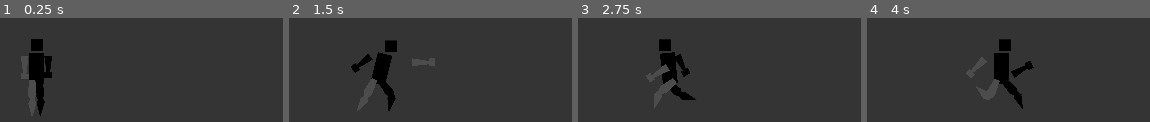
Above: before the commit, frames 1-4 (left to right).
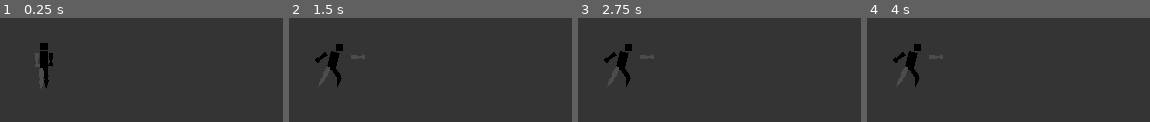
Above: after the commit, the same moments.

Repository: williamd1k0/AGBIC2018
Game: Godot game, scene res://Main.tscn
Same seed, same stepped clock (60 frames per second), same inputs: the game is played once before the commit and once after it.
Inputs:
- Up to frame 1 (0.25 s): no input
- Up to frame 2 (1.5 s): hold Z (ui_attack1) 0.53-1.28 s; hold Right (ui_right) from 0.53 s (still down); tap Up (ui_up) at 0.77 s; tap Z (ui_attack1) at 1.35 s
- Up to frame 3 (2.75 s): tap Up (ui_up) at 1.52 s; release Right (ui_right) at 2.03 s; hold Left (ui_left) from 2.03 s (still down); hold Z (ui_attack1) from 2.03 s (still down)
- Up to frame 4 (4 s): release Left (ui_left) at 2.78 s; release Z (ui_attack1) at 2.78 s; hold Right (ui_right) from 2.78 s (still down); tap Z (ui_attack1) at 2.85 s; tap Up (ui_up) at 3.02, 3.77 s; hold Z (ui_attack1) from 3.53 s (still down)

The runs differ from the first frame. In frame 1, 3.0% of the frame differs, in the area x 10-19%, y 20-95%; in frame 2, 4.2%; in frame 3, 3.9%; in frame 4, 4.2%, in the area x 9-60%, y 20-88%.

Commit message:
Animation Bug
build with animation bug

Diff:
--- a/Character/Player/Animations/Animation.tscn
+++ b/Character/Player/Animations/Animation.tscn
@@ -3,17 +3,17 @@
 [ext_resource path="res://Character/Player/Animations/Personagem_Test.png" type="Texture" id=1]
 [ext_resource path="res://Character/Player/Animations/Area2D.gd" type="Script" id=2]
 
-[sub_resource type="RectangleShape2D" id=8]
+[sub_resource type="RectangleShape2D" id=1]
 
 custom_solver_bias = 0.0
-extents = Vector2( 60, 110 )
-
-[sub_resource type="Animation" id=5]
+extents = Vector2( 240, 150 )
+
+[sub_resource type="Animation" id=8]
 
 resource_name = "Attack1"
 length = 1.0
 loop = false
-step = 0.1
+step = 2.0
 tracks/0/type = "value"
 tracks/0/path = NodePath("torso/hand_front:position")
 tracks/0/interp = 1
@@ -21,10 +21,10 @@
 tracks/0/imported = false
 tracks/0/enabled = true
 tracks/0/keys = {
-"times": PoolRealArray( 0, 1, 2 ),
-"transitions": PoolRealArray( 1, 1, 1 ),
-"update": 0,
-"values": [ Vector2( -32.6796, 478.734 ), Vector2( -158.481, -382.217 ), Vector2( -141.624, -222.739 ) ]
+"times": PoolRealArray( 0, 1 ),
+"transitions": PoolRealArray( 1, 1 ),
+"update": 0,
+"values": [ Vector2( -32.6796, 478.734 ), Vector2( -158.481, -382.217 ) ]
 }
 tracks/1/type = "value"
 tracks/1/path = NodePath("torso/hand_front:rotation_degrees")
@@ -33,10 +33,10 @@
 tracks/1/imported = false
 tracks/1/enabled = true
 tracks/1/keys = {
-"times": PoolRealArray( 0, 1, 2 ),
-"transitions": PoolRealArray( 1, 1, 1 ),
-"update": 0,
-"values": [ -91.6757, -102.962, -102.962 ]
+"times": PoolRealArray( 0, 1 ),
+"transitions": PoolRealArray( 1, 1 ),
+"update": 0,
+"values": [ -91.6757, -102.962 ]
 }
 tracks/2/type = "value"
 tracks/2/path = NodePath("torso/ul_front/dl_front:position")
@@ -45,10 +45,10 @@
 tracks/2/imported = false
 tracks/2/enabled = true
 tracks/2/keys = {
-"times": PoolRealArray( 0, 1, 2 ),
-"transitions": PoolRealArray( 1, 1, 1 ),
-"update": 0,
-"values": [ Vector2( 186.972, 15.8554 ), Vector2( 186.972, 15.8554 ), Vector2( 186.972, 15.8554 ) ]
+"times": PoolRealArray( 0, 1 ),
+"transitions": PoolRealArray( 1, 1 ),
+"update": 0,
+"values": [ Vector2( 186.972, 15.8554 ), Vector2( 186.972, 15.8554 ) ]
 }
 tracks/3/type = "value"
 tracks/3/path = NodePath("torso/ul_front/dl_front:rotation_degrees")
@@ -57,10 +57,10 @@
 tracks/3/imported = false
 tracks/3/enabled = true
 tracks/3/keys = {
-"times": PoolRealArray( 0, 1, 2 ),
-"transitions": PoolRealArray( 1, 1, 1 ),
-"update": 0,
-"values": [ 15.6327, 8.45564, 13.0074 ]
+"times": PoolRealArray( 0, 1 ),
+"transitions": PoolRealArray( 1, 1 ),
+"update": 0,
+"values": [ 15.6327, 8.45564 ]
 }
 tracks/4/type = "value"
 tracks/4/path = NodePath("torso/ul_front:position")
@@ -69,10 +69,10 @@
 tracks/4/imported = false
 tracks/4/enabled = true
 tracks/4/keys = {
-"times": PoolRealArray( 0, 1, 2 ),
-"transitions": PoolRealArray( 1, 1, 1 ),
-"update": 0,
-"values": [ Vector2( 131.847, 37.9312 ), Vector2( 131.847, 37.9312 ), Vector2( 131.847, 37.9312 ) ]
+"times": PoolRealArray( 0, 1 ),
+"transitions": PoolRealArray( 1, 1 ),
+"update": 0,
+"values": [ Vector2( 131.847, 37.9312 ), Vector2( 131.847, 37.9312 ) ]
 }
 tracks/5/type = "value"
 tracks/5/path = NodePath("torso/ul_front:rotation_degrees")
@@ -81,10 +81,10 @@
 tracks/5/imported = false
 tracks/5/enabled = true
 tracks/5/keys = {
-"times": PoolRealArray( 0, 1, 2 ),
-"transitions": PoolRealArray( 1, 1, 1 ),
-"update": 0,
-"values": [ 20.4761, 9.05766, -4.47527 ]
+"times": PoolRealArray( 0, 1 ),
+"transitions": PoolRealArray( 1, 1 ),
+"update": 0,
+"values": [ 20.4761, 9.05766 ]
 }
 tracks/6/type = "value"
 tracks/6/path = NodePath("head:position")
@@ -93,10 +93,10 @@
 tracks/6/imported = false
 tracks/6/enabled = true
 tracks/6/keys = {
-"times": PoolRealArray( 0, 1, 2 ),
-"transitions": PoolRealArray( 1, 1, 1 ),
-"update": 0,
-"values": [ Vector2( 9.82064, -50.5163 ), Vector2( 110, -50 ), Vector2( -30, -70 ) ]
+"times": PoolRealArray( 0, 1 ),
+"transitions": PoolRealArray( 1, 1 ),
+"update": 0,
+"values": [ Vector2( 9.82064, -50.5163 ), Vector2( 110, -50 ) ]
 }
 tracks/7/type = "value"
 tracks/7/path = NodePath("head:rotation_degrees")
@@ -105,10 +105,10 @@
 tracks/7/imported = false
 tracks/7/enabled = true
 tracks/7/keys = {
-"times": PoolRealArray( 0, 1, 2 ),
-"transitions": PoolRealArray( 1, 1, 1 ),
-"update": 0,
-"values": [ 0.0, 0.0, 0.0 ]
+"times": PoolRealArray( 0, 1 ),
+"transitions": PoolRealArray( 1, 1 ),
+"update": 0,
+"values": [ 0.0, 0.0 ]
 }
 tracks/8/type = "value"
 tracks/8/path = NodePath("torso/hip:position")
@@ -117,10 +117,10 @@
 tracks/8/imported = false
 tracks/8/enabled = true
 tracks/8/keys = {
-"times": PoolRealArray( 0, 1, 2 ),
-"transitions": PoolRealArray( 1, 1, 1 ),
-"update": 0,
-"values": [ Vector2( 111.088, -3.04639 ), Vector2( 111.088, -3.04639 ), Vector2( 111.088, -3.04639 ) ]
+"times": PoolRealArray( 0, 1 ),
+"transitions": PoolRealArray( 1, 1 ),
+"update": 0,
+"values": [ Vector2( 111.088, -3.04639 ), Vector2( 111.088, -3.04639 ) ]
 }
 tracks/9/type = "value"
 tracks/9/path = NodePath("torso/hip:rotation_degrees")
@@ -129,10 +129,10 @@
 tracks/9/imported = false
 tracks/9/enabled = true
 tracks/9/keys = {
-"times": PoolRealArray( 0, 1, 2 ),
-"transitions": PoolRealArray( 1, 1, 1 ),
-"update": 0,
-"values": [ 0.0, 0.0, 0.0 ]
+"times": PoolRealArray( 0, 1 ),
+"transitions": PoolRealArray( 1, 1 ),
+"update": 0,
+"values": [ 0.0, 0.0 ]
 }
 tracks/10/type = "value"
 tracks/10/path = NodePath("torso/ul_back:position")
@@ -141,10 +141,10 @@
 tracks/10/imported = false
 tracks/10/enabled = true
 tracks/10/keys = {
-"times": PoolRealArray( 0, 1, 2 ),
-"transitions": PoolRealArray( 1, 1, 1 ),
-"update": 0,
-"values": [ Vector2( 136.006, -18.211 ), Vector2( 136.006, -18.211 ), Vector2( 136.006, -18.211 ) ]
+"times": PoolRealArray( 0, 1 ),
+"transitions": PoolRealArray( 1, 1 ),
+"update": 0,
+"values": [ Vector2( 136.006, -18.211 ), Vector2( 136.006, -18.211 ) ]
 }
 tracks/11/type = "value"
 tracks/11/path = NodePath("torso/ul_back:rotation_degrees")
@@ -153,10 +153,10 @@
 tracks/11/imported = false
 tracks/11/enabled = true
 tracks/11/keys = {
-"times": PoolRealArray( 0, 1, 2 ),
-"transitions": PoolRealArray( 1, 1, 1 ),
-"update": 0,
-"values": [ 313.972, 304.009, 234.955 ]
+"times": PoolRealArray( 0, 1 ),
+"transitions": PoolRealArray( 1, 1 ),
+"update": 0,
+"values": [ 313.972, 304.009 ]
 }
 tracks/12/type = "value"
 tracks/12/path = NodePath("torso:position")
@@ -165,10 +165,10 @@
 tracks/12/imported = false
 tracks/12/enabled = true
 tracks/12/keys = {
-"times": PoolRealArray( 0, 1, 2 ),
-"transitions": PoolRealArray( 1, 1, 1 ),
-"update": 0,
-"values": [ Vector2( 7.7907, 164.27 ), Vector2( 11.1311, 170.951 ), Vector2( 11.1311, 170.951 ) ]
+"times": PoolRealArray( 0, 1 ),
+"transitions": PoolRealArray( 1, 1 ),
+"update": 0,
+"values": [ Vector2( 7.7907, 164.27 ), Vector2( 11.1311, 170.951 ) ]
 }
 tracks/13/type = "value"
 tracks/13/path = NodePath("torso:rotation_degrees")
@@ -177,10 +177,10 @@
 tracks/13/imported = false
 tracks/13/enabled = true
 tracks/13/keys = {
-"times": PoolRealArray( 0, 1, 2 ),
-"transitions": PoolRealArray( 1, 1, 1 ),
-"update": 0,
-"values": [ 90.0, 104.262, 85.1713 ]
+"times": PoolRealArray( 0, 1 ),
+"transitions": PoolRealArray( 1, 1 ),
+"update": 0,
+"values": [ 90.0, 104.262 ]
 }
 tracks/14/type = "value"
 tracks/14/path = NodePath("hand_back:position")
@@ -189,10 +189,10 @@
 tracks/14/imported = false
 tracks/14/enabled = true
 tracks/14/keys = {
-"times": PoolRealArray( 0, 1, 2 ),
-"transitions": PoolRealArray( 1, 1, 1 ),
-"update": 0,
-"values": [ Vector2( 107.434, 210.391 ), Vector2( -193.519, 122.995 ), Vector2( -215.578, 137.478 ) ]
+"times": PoolRealArray( 0, 1 ),
+"transitions": PoolRealArray( 1, 1 ),
+"update": 0,
+"values": [ Vector2( 107.434, 210.391 ), Vector2( -193.519, 122.995 ) ]
 }
 tracks/15/type = "value"
 tracks/15/path = NodePath("hand_back:rotation_degrees")
@@ -201,10 +201,10 @@
 tracks/15/imported = false
 tracks/15/enabled = true
 tracks/15/keys = {
-"times": PoolRealArray( 0, 1, 2 ),
-"transitions": PoolRealArray( 1, 1, 1 ),
-"update": 0,
-"values": [ 0.0833898, 143.16, 143.16 ]
+"times": PoolRealArray( 0, 1 ),
+"transitions": PoolRealArray( 1, 1 ),
+"update": 0,
+"values": [ 0.0833898, 143.16 ]
 }
 tracks/16/type = "value"
 tracks/16/path = NodePath("torso/ul_back/dl_back:position")
@@ -213,10 +213,10 @@
 tracks/16/imported = false
 tracks/16/enabled = true
 tracks/16/keys = {
-"times": PoolRealArray( 0, 1, 2 ),
-"transitions": PoolRealArray( 1, 1, 1 ),
-"update": 0,
-"values": [ Vector2( 168.73, -5.78284 ), Vector2( 168.73, -5.78284 ), Vector2( 168.73, -5.78284 ) ]
+"times": PoolRealArray( 0, 1 ),
+"transitions": PoolRealArray( 1, 1 ),
+"update": 0,
+"values": [ Vector2( 168.73, -5.78284 ), Vector2( 168.73, -5.78284 ) ]
 }
 tracks/17/type = "value"
 tracks/17/path = NodePath("torso/ul_back/dl_back:rotation_degrees")
@@ -225,10 +225,10 @@
 tracks/17/imported = false
 tracks/17/enabled = true
 tracks/17/keys = {
-"times": PoolRealArray( 0, 1, 2 ),
-"transitions": PoolRealArray( 1, 1, 1 ),
-"update": 0,
-"values": [ 46.1872, 52.1175, 5.72438 ]
+"times": PoolRealArray( 0, 1 ),
+"transitions": PoolRealArray( 1, 1 ),
+"update": 0,
+"values": [ 46.1872, 52.1175 ]
 }
 tracks/18/type = "value"
 tracks/18/path = NodePath(".:position")
@@ -237,10 +237,10 @@
 tracks/18/imported = false
 tracks/18/enabled = true
 tracks/18/keys = {
-"times": PoolRealArray( 0, 1, 2 ),
-"transitions": PoolRealArray( 1, 1, 1 ),
-"update": 0,
-"values": [ Vector2( 0, 0 ), Vector2( 0, 0 ), Vector2( 0, 0 ) ]
+"times": PoolRealArray( 0, 1 ),
+"transitions": PoolRealArray( 1, 1 ),
+"update": 0,
+"values": [ Vector2( 0, 0 ), Vector2( 0, 0 ) ]
 }
 tracks/19/type = "value"
 tracks/19/path = NodePath(".:rotation_degrees")
@@ -249,10 +249,10 @@
 tracks/19/imported = false
 tracks/19/enabled = true
 tracks/19/keys = {
-"times": PoolRealArray( 0, 1, 2 ),
-"transitions": PoolRealArray( 1, 1, 1 ),
-"update": 0,
-"values": [ 0.0, 0.0, 0.0 ]
+"times": PoolRealArray( 0, 1 ),
+"transitions": PoolRealArray( 1, 1 ),
+"update": 0,
+"values": [ 0.0, 0.0 ]
 }
 tracks/20/type = "value"
 tracks/20/path = NodePath("torso/ul_front/dl_front/pos_front:position")
@@ -261,10 +261,10 @@
 tracks/20/imported = false
 tracks/20/enabled = true
 tracks/20/keys = {
-"times": PoolRealArray( 0, 1, 2 ),
-"transitions": PoolRealArray( 1, 1, 1 ),
-"update": 0,
-"values": [ Vector2( 174.082, -1.51326 ), Vector2( 174.082, -1.51307 ), Vector2( 174.082, -1.51303 ) ]
+"times": PoolRealArray( 0, 1 ),
+"transitions": PoolRealArray( 1, 1 ),
+"update": 0,
+"values": [ Vector2( 174.082, -1.51326 ), Vector2( 174.082, -1.51307 ) ]
 }
 tracks/21/type = "value"
 tracks/21/path = NodePath("torso/ul_front/dl_front/pos_front:rotation_degrees")
@@ -273,10 +273,10 @@
 tracks/21/imported = false
 tracks/21/enabled = true
 tracks/21/keys = {
-"times": PoolRealArray( 0, 1, 2 ),
-"transitions": PoolRealArray( 1, 1, 1 ),
-"update": 0,
-"values": [ 88.1443, 106.74, 115.721 ]
+"times": PoolRealArray( 0, 1 ),
+"transitions": PoolRealArray( 1, 1 ),
+"update": 0,
+"values": [ 88.1443, 106.74 ]
 }
 tracks/22/type = "value"
 tracks/22/path = NodePath("torso/ul_back/dl_back/pos_back:position")
@@ -285,10 +285,10 @@
 tracks/22/imported = false
 tracks/22/enabled = true
 tracks/22/keys = {
-"times": PoolRealArray( 0, 1, 2 ),
-"transitions": PoolRealArray( 1, 1, 1 ),
-"update": 0,
-"values": [ Vector2( 184.88, -4.74542 ), Vector2( 184.88, -4.74527 ), Vector2( 184.881, -4.74524 ) ]
+"times": PoolRealArray( 0, 1 ),
+"transitions": PoolRealArray( 1, 1 ),
+"update": 0,
+"values": [ Vector2( 184.88, -4.74542 ), Vector2( 184.88, -4.74527 ) ]
 }
 tracks/23/type = "value"
 tracks/23/path = NodePath("torso/ul_back/dl_back/pos_back:rotation_degrees")
@@ -297,10 +297,10 @@
 tracks/23/imported = false
 tracks/23/enabled = true
 tracks/23/keys = {
-"times": PoolRealArray( 0, 1, 2 ),
-"transitions": PoolRealArray( 1, 1, 1 ),
-"update": 0,
-"values": [ 0.272201, 4.30408, 119.751 ]
+"times": PoolRealArray( 0, 1 ),
+"transitions": PoolRealArray( 1, 1 ),
+"update": 0,
+"values": [ 0.272201, 4.30408 ]
 }
 tracks/24/type = "value"
 tracks/24/path = NodePath("torso/ul_back/dl_back/pos_back/final:position")
@@ -309,10 +309,10 @@
 tracks/24/imported = false
 tracks/24/enabled = true
 tracks/24/keys = {
-"times": PoolRealArray( 0, 1, 2 ),
-"transitions": PoolRealArray( 1, 1, 1 ),
-"update": 0,
-"values": [ Vector2( 69.0584, -5.80156 ), Vector2( 69.0584, -5.80156 ), Vector2( 69.0584, -5.80156 ) ]
+"times": PoolRealArray( 0, 1 ),
+"transitions": PoolRealArray( 1, 1 ),
+"update": 0,
+"values": [ Vector2( 69.0584, -5.80156 ), Vector2( 69.0584, -5.80156 ) ]
 }
 tracks/25/type = "value"
 tracks/25/path = NodePath("torso/ul_back/dl_back/pos_back/final:rotation_degrees")
@@ -321,10 +321,10 @@
 tracks/25/imported = false
 tracks/25/enabled = true
 tracks/25/keys = {
-"times": PoolRealArray( 0, 1, 2 ),
-"transitions": PoolRealArray( 1, 1, 1 ),
-"update": 0,
-"values": [ 0.0, 0.0, 0.0 ]
+"times": PoolRealArray( 0, 1 ),
+"transitions": PoolRealArray( 1, 1 ),
+"update": 0,
+"values": [ 0.0, 0.0 ]
 }
 tracks/26/type = "value"
 tracks/26/path = NodePath("torso/ul_front/dl_front/pos_front/final:position")
@@ -333,10 +333,10 @@
 tracks/26/imported = false
 tracks/26/enabled = true
 tracks/26/keys = {
-"times": PoolRealArray( 0, 1, 2 ),
-"transitions": PoolRealArray( 1, 1, 1 ),
-"update": 0,
-"values": [ Vector2( 68.6347, -11.9671 ), Vector2( 68.6347, -11.9671 ), Vector2( 68.6347, -11.9671 ) ]
+"times": PoolRealArray( 0, 1 ),
+"transitions": PoolRealArray( 1, 1 ),
+"update": 0,
+"values": [ Vector2( 68.6347, -11.9671 ), Vector2( 68.6347, -11.9671 ) ]
 }
 tracks/27/type = "value"
 tracks/27/path = NodePath("torso/ul_front/dl_front/pos_front/final:rotation_degrees")
@@ -345,10 +345,10 @@
 tracks/27/imported = false
 tracks/27/enabled = true
 tracks/27/keys = {
-"times": PoolRealArray( 0, 1, 2 ),
-"transitions": PoolRealArray( 1, 1, 1 ),
-"update": 0,
-"values": [ 1.70755e-006, 1.70755e-006, 1.70755e-006 ]
+"times": PoolRealArray( 0, 1 ),
+"transitions": PoolRealArray( 1, 1 ),
+"update": 0,
+"values": [ 1.70755e-006, 1.70755e-006 ]
 }
 tracks/28/type = "value"
 tracks/28/path = NodePath("torso/hand_front:scale")
@@ -408,7 +408,7 @@
 "times": PoolRealArray( 1 ),
 "transitions": PoolRealArray( 1 ),
 "update": 1,
-"values": [ SubResource( 8 ) ]
+"values": [ SubResource( 1 ) ]
 }
 tracks/33/type = "value"
 tracks/33/path = NodePath("HitBox/CollisionShape2D:shape:extents")
@@ -420,7 +420,7 @@
 "times": PoolRealArray( 1 ),
 "transitions": PoolRealArray( 1 ),
 "update": 0,
-"values": [ Vector2( 60, 110 ) ]
+"values": [ Vector2( 240, 150 ) ]
 }
 tracks/34/type = "value"
 tracks/34/path = NodePath("HitBox/CollisionShape2D:position")
@@ -432,7 +432,7 @@
 "times": PoolRealArray( 1 ),
 "transitions": PoolRealArray( 1 ),
 "update": 0,
-"values": [ Vector2( 560, 120 ) ]
+"values": [ Vector2( 380, 130 ) ]
 }
 tracks/35/type = "value"
 tracks/35/path = NodePath("HitBox/CollisionShape2D:rotation_degrees")
@@ -447,12 +447,12 @@
 "values": [ 0.0 ]
 }
 
-[sub_resource type="Animation" id=9]
+[sub_resource type="Animation" id=3]
 
 resource_name = "Attack2"
 length = 1.0
 loop = false
-step = 0.1
+step = 0.0
 tracks/0/type = "value"
 tracks/0/path = NodePath("torso:position")
 tracks/0/interp = 1
@@ -2302,7 +2302,7 @@
 [node name="torso" type="Sprite" parent="." index="2"]
 
 position = Vector2( 11.1311, 170.951 )
-rotation = 1.81971
+rotation = 1.81972
 texture = ExtResource( 1 )
 region_enabled = true
 region_rect = Rect2( 222, 40, 300, 150 )
@@ -2314,7 +2314,7 @@
 [node name="ul_back" type="Sprite" parent="torso" index="0"]
 
 position = Vector2( 136.006, -18.211 )
-rotation = 5.30597
+rotation = 5.30596
 texture = ExtResource( 1 )
 offset = Vector2( 84.2193, -7.11417 )
 region_enabled = true
@@ -2341,7 +2341,7 @@
 [node name="pos_back" type="Position2D" parent="torso/ul_back/dl_back" index="0"]
 
 position = Vector2( 184.88, -4.74527 )
-rotation = 0.0751203
+rotation = 0.0751204
 __meta__ = {
 "_edit_bone_": true
 }
@@ -2424,18 +2424,17 @@
 playback_process_mode = 1
 playback_default_blend_time = 0.0
 playback_speed = 1.0
-anims/Attack1 = SubResource( 5 )
-anims/Attack2 = SubResource( 9 )
-anims/Fall = SubResource( 6 )
-anims/Idle = SubResource( 2 )
-anims/Jump = SubResource( 7 )
-anims/Move = SubResource( 4 )
+anims/Attack1 = SubResource( 8 )
+anims/Attack2 = SubResource( 3 )
+anims/Fall = SubResource( 9 )
+anims/Idle = SubResource( 5 )
+anims/Jump = SubResource( 6 )
+anims/Move = SubResource( 7 )
 blend_times = [  ]
 _sections_unfolded = [ "Playback Options" ]
 
 [node name="HitBox" type="Area2D" parent="." index="4"]
 
-editor/display_folded = true
 input_pickable = true
 gravity_vec = Vector2( 0, 1 )
 gravity = 98.0
@@ -2448,25 +2447,25 @@
 
 [node name="CollisionShape2D" type="CollisionShape2D" parent="HitBox" index="0"]
 
-position = Vector2( 560, 120 )
-shape = SubResource( 8 )
+position = Vector2( 380, 130 )
+shape = SubResource( 1 )
 
 [node name="CollisionShape2D2" type="CollisionShape2D" parent="HitBox" index="1"]
 
 visible = false
 position = Vector2( 860, 130 )
-shape = SubResource( 8 )
+shape = SubResource( 1 )
 
 [node name="CollisionShape2D3" type="CollisionShape2D" parent="HitBox" index="2"]
 
 visible = false
 position = Vector2( 1260, 120 )
-shape = SubResource( 8 )
+shape = SubResource( 1 )
 
 [node name="CollisionShape2D4" type="CollisionShape2D" parent="HitBox" index="3"]
 
 visible = false
 position = Vector2( 1570, 130 )
-shape = SubResource( 8 )
+shape = SubResource( 1 )
 
 [connection signal="area_entered" from="HitBox" to="HitBox" method="_on_Area2D_area_entered"]
--- a/Character/Player/Attack1.gd
+++ b/Character/Player/Attack1.gd
@@ -1,27 +1,15 @@
 extends Node
-
-var timer
-var timer2
 
 func start():
 	Tools.remote_call("HitBox","set_dmg",10)
 	owner.move_tipe = 3
 	owner.anim = "Attack1"
-	owner.anim_speed = 18
-	timer = Tools.create_timer(.3)
-	timer2 = Tools.create_timer(.4)
+	owner.anim_speed = 8
+	owner.anim_player.connect("animation_finished",self,"exit")
 
 func update(delta):
-	var wr = weakref(timer)
-	var wr2 = weakref(timer2)
+	pass
 
-	if !wr.get_ref():
-
-		owner.anim = "Attack2"
-		owner.anim_speed = 18
-
-	if !wr2.get_ref():
-			exit()
-
-func exit():
+func exit(n):
+	owner.anim_player.disconnect("animation_finished",self,"exit")
 	owner.change_state("Idle")
--- a/Character/Player/Control.gd
+++ b/Character/Player/Control.gd
@@ -1,13 +1,11 @@
 extends Node
 
-func _input(event):
+func _process(delta):
 	var move = int(Input.is_action_pressed("ui_right")) - int(Input.is_action_pressed("ui_left"))
 	var jump = int(Input.is_action_pressed("ui_up"))
 
 	owner.dir = Vector2(move,jump)
 
-	if Input.is_action_just_pressed("ui_attack1"):
-		if owner.current_state == get_node("../State/Attack1"):
-			return
-		else:
+	if Input.is_action_pressed("ui_attack1"):
+		if owner.current_state != get_node("../State/Attack1"):
 			owner.change_state("Attack1")
--- a/Character/Player/Player.tscn
+++ b/Character/Player/Player.tscn
@@ -15,7 +15,7 @@
 custom_solver_bias = 0.0
 extents = Vector2( 17.6326, 113.42 )
 
-[node name="Player" type="KinematicBody2D" index="0"]
+[node name="Player" type="KinematicBody2D"]
 
 input_pickable = false
 collision_layer = 1
--- a/Level/Level1/Level1.tscn
+++ b/Level/Level1/Level1.tscn
@@ -23,7 +23,7 @@
 anchor_mode = 1
 rotating = false
 current = true
-zoom = Vector2( 3, 3 )
+zoom = Vector2( 5, 5 )
 limit_left = -10000000
 limit_top = -10000000
 limit_right = 10000000
Not shown: 4 places in Character/Player/Animations/Animation.tscn that only renumber resources
